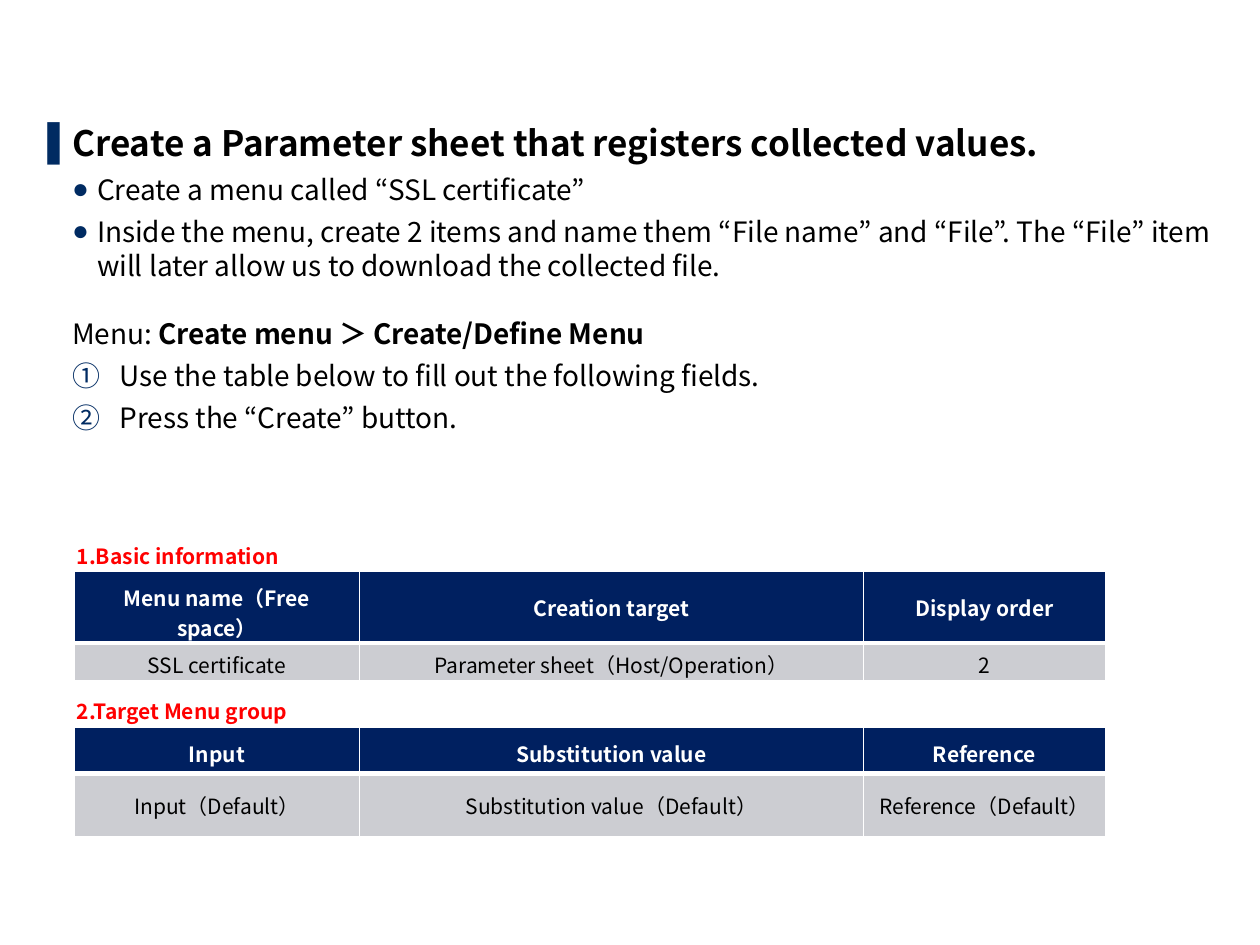
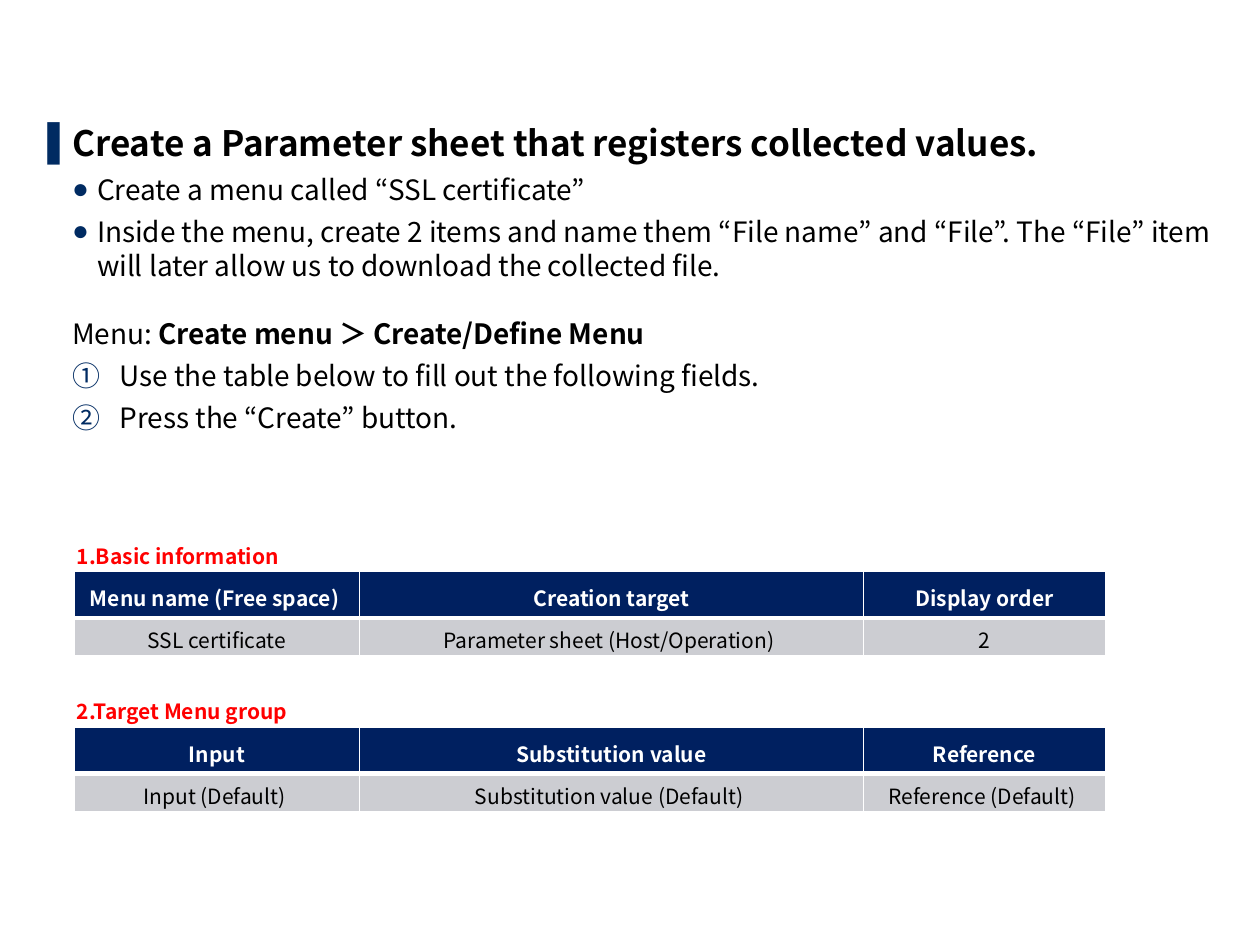
Before and after one commit to exastro-suite/it-automation-docs, a slide deck: slide 63 of asset/Learn/ITA-collect-compare_practice_en.pptx (slide 61 before the commit). Drawn at 1260x945 pixels with LibreOffice and Linux fonts; fonts in the diff are those of the drawing; background and template pictures are left out. Boxes give left, top, right and bottom in pixels: in the first picture for what was removed or moved away, otherwise in the second. Text is boxed around its words. In the diff, an @@ line names an element or a change of style, - is before the commit and + after.

```diff
--- a/asset/Learn/ITA-collect-compare_practice_en.pptx
+++ b/asset/Learn/ITA-collect-compare_practice_en.pptx
@@ table at (74, 572, 1106, 682) @@
-row 1, column 1: Menu name（Free space）
+row 1, column 1: Menu name (Free space)
-row 2, column 2: Parameter sheet（Host/Operation）
+row 2, column 2: Parameter sheet (Host/Operation)
@@ table at (74, 727, 1105, 813) @@
-row 2: Input（Default） | Substitution value（Default） | Reference（Default）
+row 2: Input (Default) | Substitution value (Default) | Reference (Default)
```
Also in this commit, not shown: 64 other slides changed, 2 slides added, 11 other files.
